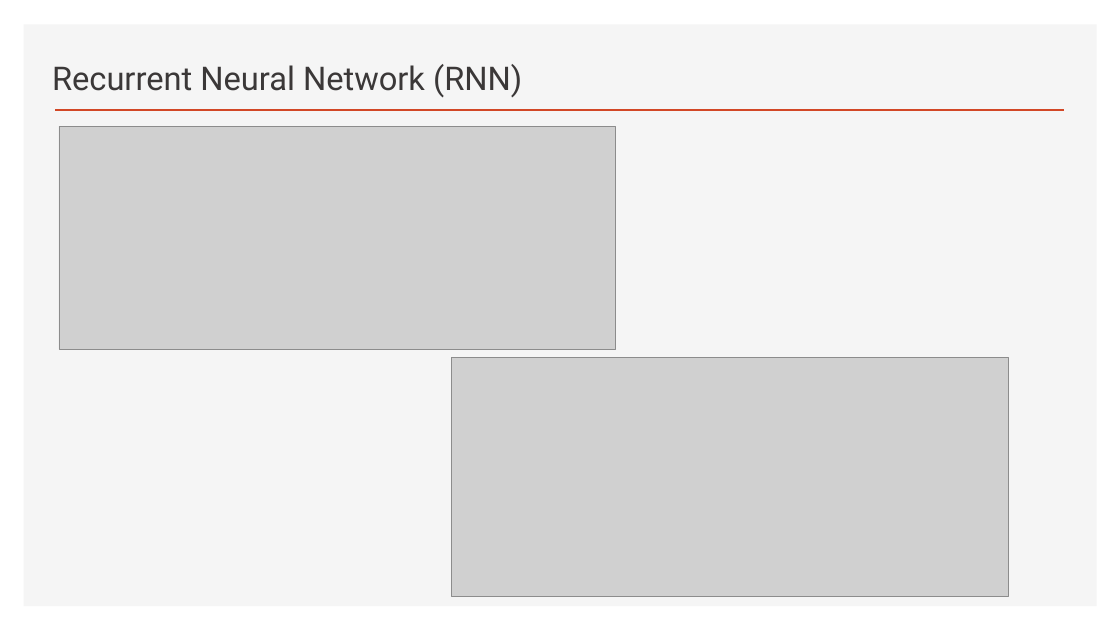
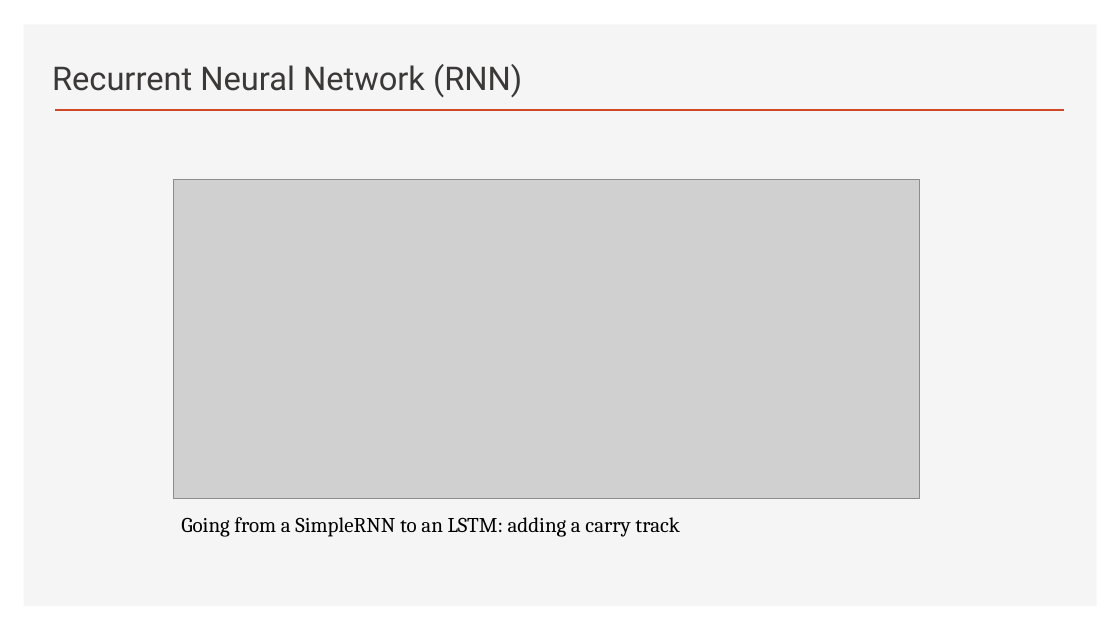
Before and after one commit to ancestor9/2026_Fall_Deep-Learning-with-Python, a slide deck: slide 30 of Chapter 13 Timeseries forecasting.pptx (slide 38 before the commit). Drawn at 1120x630 pixels with LibreOffice and Linux fonts; fonts in the diff are those of the drawing; grey boxes stand for pictures; background and template pictures are left out. Boxes give left, top, right and bottom in pixels: in the first picture for what was removed or moved away, otherwise in the second. Text is boxed around its words. In the diff, an @@ line names an element or a change of style, - is before the commit and + after.

```diff
--- a/Chapter 13 Timeseries forecasting.pptx
+++ b/Chapter 13 Timeseries forecasting.pptx
@@ picture removed at (x1=59, y1=126, x2=616, y2=350) @@
@@ picture resized from (x1=451, y1=358, x2=1008, y2=597) to (x1=173, y1=179, x2=919, y2=498) @@
@@ text added at (x1=181, y1=517, x2=679, y2=537), 18 pt, text #000000 @@
+Going from a SimpleRNN to an LSTM: adding a carry track
```
Also in this commit, not shown: 17 other slides changed, 7 slides added.
